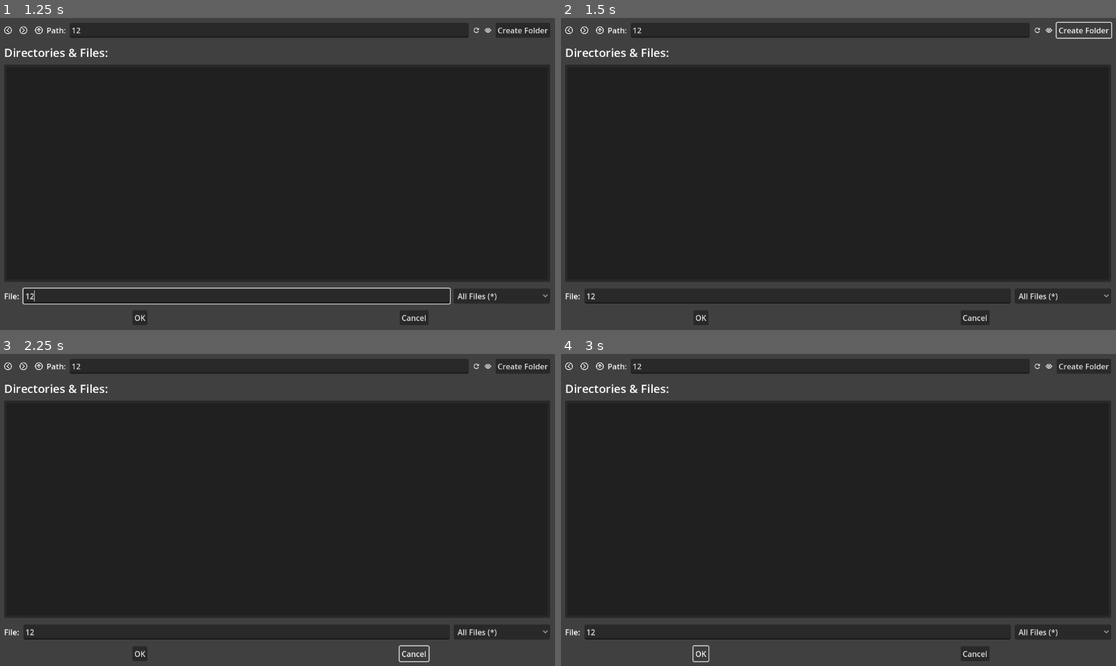
Above: before the commit, frames 1-4 (two rows, left to right).
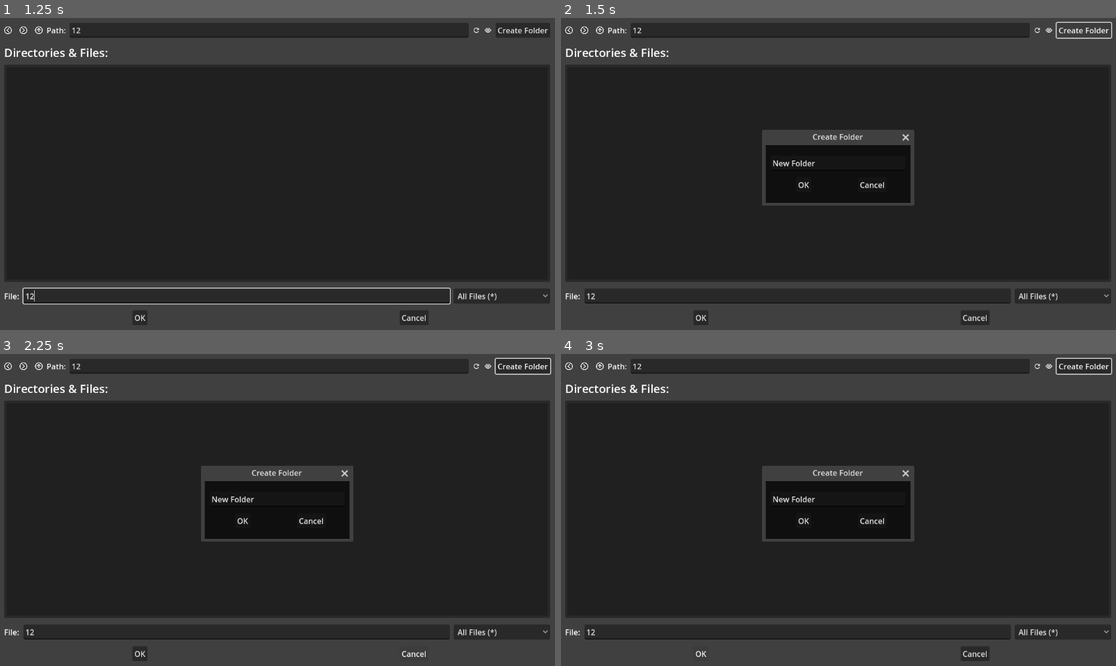
Above: after the commit, the same moments.

Repository: littlexfish/FullScreanCanvas
Game: Godot game, scene res://FileExplore/FileExplore.tscn
Two runs of this game, one before a commit and one after it. Both use one fixed random seed, a clock stepped at 60 frames per second and the inputs below. This scene is started directly instead of the project's main scene.
Inputs (mouse positions are in pixels of both pictures, inside the frame that each line leads up to):
- Up to frame 1 (1.25 s): click (271, 30) at 0.52 s; type "12" at 0.6 s; click (238, 295) at 0.75 s; type "12" at 0.83 s
- Up to frame 2 (1.5 s): click "Create Folder" at 1.25 s
- Up to frame 3 (2.25 s): click "Cancel" at 2 s
- Up to frame 4 (3 s): click "OK" at 2.75 s

Frame 1 is identical in both runs. In frame 2, 2.0% of the frame differs, in the area x 36-64%, y 35-61%; in frame 3, 2.2%, in the area x 36-100%, y 1-99%; in frame 4, 2.1%.

Commit message:
finish FileExplore, not yet test

Diff:
--- /dev/null
+++ b/FileExplore/ExploreWindow.gd
@@ -0,0 +1,8 @@
+extends Window
+
+func _ready():
+	$FileExplore.hide_request.connect(func():queue_free())
+
+
+func get_explore():
+	return $FileExplore
--- /dev/null
+++ b/FileExplore/ExploreWindow.tscn
@@ -0,0 +1,9 @@
+[gd_scene load_steps=3 format=3 uid="uid://7suun4jis5or"]
+
+[ext_resource type="Script" path="res://FileExplore/ExploreWindow.gd" id="1_7ssx8"]
+[ext_resource type="PackedScene" uid="uid://jc4dsdg1rami" path="res://FileExplore/FileExplore.tscn" id="2_k3ahd"]
+
+[node name="ExploreWindow" type="Window"]
+script = ExtResource("1_7ssx8")
+
+[node name="FileExplore" parent="." instance=ExtResource("2_k3ahd")]
--- a/FileExplore/FileExplore.gd
+++ b/FileExplore/FileExplore.gd
@@ -1,5 +1,6 @@
 extends PanelContainer
 
+const FOLDER_CREATER = preload("res://FileExplore/FolderCreater.tscn")
 const FILE_IMG = preload("res://assets/file.svg")
 const DIR_IMG = preload("res://assets/folder.svg")
 
@@ -44,11 +45,17 @@
 		var texture = %Files.get_item_icon(idx)
 		var text = %Files.get_item_text(idx)
 		if texture == DIR_IMG:
-			nowDirectory = nowDirectory.path_join(text)
-			do_refresh()
+			get_in_folder(text)
 		else:
 			%File.text = text
 			on_ok()
+		)
+	%Filter.item_selected.connect(func(idx: int):
+		var id = %Filter.get_item_id(idx)
+		if not id in [0, 50]:
+			var nameSpl = %File.text.rsplit('.', false, 1)
+			var ext = filters[id]
+			%File.text = nameSpl[0] + ext
 		)
 
 func undo_and_redo(path: String):
@@ -65,38 +72,77 @@
 	%Back.disabled = not undo_redo.has_undo()
 	%Front.disabled = not undo_redo.has_redo()
 
-func do_upDir():
+func do_upDir(history := true):
 	var spl = nowDirectory.rsplit('/', false, 1)
 	if spl[0] == nowDirectory:
 		return
 	var tmp = nowDirectory
 	spl.resize(spl.size() - 1)
 	nowDirectory = '/'.join(spl)
-	undo_redo.create_action('Go To Parent Folder')
-	undo_redo.add_do_method(undo_and_redo.bind(nowDirectory))
-	undo_redo.add_undo_method(undo_and_redo.bind(tmp))
-	undo_redo.commit_action()
+	if history:
+		undo_redo.create_action('Go To Parent Folder')
+		undo_redo.add_do_method(undo_and_redo.bind(nowDirectory))
+		undo_redo.add_undo_method(undo_and_redo.bind(tmp))
+		undo_redo.commit_action()
+	else:
+		do_refresh()
 
-## FIXME: maybe change to soft refresh
-## TODO: add filter on it
+
 func do_refresh():
 	var dir = DirAccess.open(nowDirectory)
+	if dir.get_open_error() == ERR_FILE_NOT_FOUND:
+		do_upDir(false)
 	dir.include_hidden = %ShowHide.button_pressed
 	dir.include_navigational = false
-	%Files.clear()
 	var dirs = dir.get_directories()
-	for d in dirs:
-		%Files.add_item(d, DIR_IMG)
+	var dirCount = dirs.size()
+	for di in range(dirCount):
+		if di >= %Files.item_count:
+			%Files.add_item(dirs[di], DIR_IMG)
+		else:
+			%Files.set_item_icon(di, DIR_IMG)
+			%Files.set_item_text(dirs[di])
+	var filt = filters[%Filter.get_item_id(%Filter.selected)]
 	var fs = dir.get_files()
-	for f in fs:
-		%Files.add_item(f, FILE_IMG)
+	var fCount = fs.size()
+	if filt != '.*': # All File
+		if filt == '.': # All Filter
+			var onlyFilt = filters.duplicate()
+			onlyFilt.erase(0)
+			onlyFilt.erase(50)
+			for i in range(fCount - 1, -1, -1):
+				for f in onlyFilt:
+					if fs[i].ends_with(f):
+						continue
+				fs.remove_at(i)
+		else:
+			for i in range(fCount - 1, -1, -1):
+				if not fs[i].ends_with(filt):
+					fs.remove_at(i)
+		fCount = fs.size()
+	for fi in range(fCount):
+		var fIdx = fi + dirCount
+		if fIdx >= %Files.item_count:
+			%Files.add_item(fs[fi], FILE_IMG)
+		else:
+			%Files.set_item_icon(fIdx, FILE_IMG)
+			%Files.set_item_text(fs[fi])
+	if %Files.item_count > dirCount + fCount:
+		for i in range(dirCount + fCount, %Files.item_count):
+			%Files.remove_item(i)
 
 func do_showHide():
 	do_refresh()
 
 func do_createFolder():
-	# TODO
-	pass
+	var folderC = FOLDER_CREATER.instantiate()
+	folderC.folder_create.connect(func(n: String):
+		var dir = DirAccess.open(nowDirectory)
+		dir.make_dir(n)
+		do_refresh()
+		)
+	add_child(folderC)
+	folderC.show()
 
 func on_ok():
 	var path = nowDirectory.path_join(%File.text)
@@ -107,8 +153,8 @@
 	hide_request.emit()
 
 func get_in_folder(folder_name: String):
-	# TODO
-	pass
+	nowDirectory = nowDirectory.path_join(folder_name)
+	do_refresh()
 
 func pre_show():
 	if not filters.is_empty():
--- /dev/null
+++ b/FileExplore/FolderCreater.gd
@@ -0,0 +1,13 @@
+extends Window
+
+signal folder_create(n: String)
+
+# Called when the node enters the scene tree for the first time.
+func _ready():
+	%OK.pressed.connect(func():
+		if not %Folder.text.empty():
+			queue_free()
+			folder_create.emit(%Folder.text)
+		)
+	%Cancel.pressed.connect(func(): queue_free())
+	close_requested.connect(func(): queue_free())
--- /dev/null
+++ b/FileExplore/FolderCreater.tscn
@@ -0,0 +1,60 @@
+[gd_scene load_steps=3 format=3 uid="uid://dk7sjbji347et"]
+
+[ext_resource type="Theme" uid="uid://bjtocp4mjh56t" path="res://default_theme.tres" id="1_dq0y0"]
+[ext_resource type="Script" path="res://FileExplore/FolderCreater.gd" id="2_4ry53"]
+
+[node name="Window" type="Window"]
+initial_position = 1
+title = "Create Folder"
+size = Vector2i(300, 120)
+transient = true
+exclusive = true
+unresizable = true
+script = ExtResource("2_4ry53")
+
+[node name="FolderCreater" type="PanelContainer" parent="."]
+anchors_preset = 15
+anchor_right = 1.0
+anchor_bottom = 1.0
+grow_horizontal = 2
+grow_vertical = 2
+theme = ExtResource("1_dq0y0")
+
+[node name="ScrollContainer" type="MarginContainer" parent="FolderCreater"]
+layout_mode = 2
+
+[node name="VBoxContainer" type="VBoxContainer" parent="FolderCreater/ScrollContainer"]
+layout_mode = 2
+alignment = 1
+
+[node name="MarginContainer" type="MarginContainer" parent="FolderCreater/ScrollContainer/VBoxContainer"]
+layout_mode = 2
+
+[node name="Folder" type="LineEdit" parent="FolderCreater/ScrollContainer/VBoxContainer/MarginContainer"]
+unique_name_in_owner = true
+layout_mode = 2
+text = "New Folder"
+
+[node name="MarginContainer2" type="MarginContainer" parent="FolderCreater/ScrollContainer/VBoxContainer"]
+layout_mode = 2
+
+[node name="HBoxContainer" type="HBoxContainer" parent="FolderCreater/ScrollContainer/VBoxContainer/MarginContainer2"]
+layout_mode = 2
+
+[node name="CenterContainer" type="CenterContainer" parent="FolderCreater/ScrollContainer/VBoxContainer/MarginContainer2/HBoxContainer"]
+layout_mode = 2
+size_flags_horizontal = 3
+
+[node name="OK" type="Button" parent="FolderCreater/ScrollContainer/VBoxContainer/MarginContainer2/HBoxContainer/CenterContainer"]
+unique_name_in_owner = true
+layout_mode = 2
+text = "OK"
+
+[node name="CenterContainer2" type="CenterContainer" parent="FolderCreater/ScrollContainer/VBoxContainer/MarginContainer2/HBoxContainer"]
+layout_mode = 2
+size_flags_horizontal = 3
+
+[node name="Cancel" type="Button" parent="FolderCreater/ScrollContainer/VBoxContainer/MarginContainer2/HBoxContainer/CenterContainer2"]
+unique_name_in_owner = true
+layout_mode = 2
+text = "Cancel"
